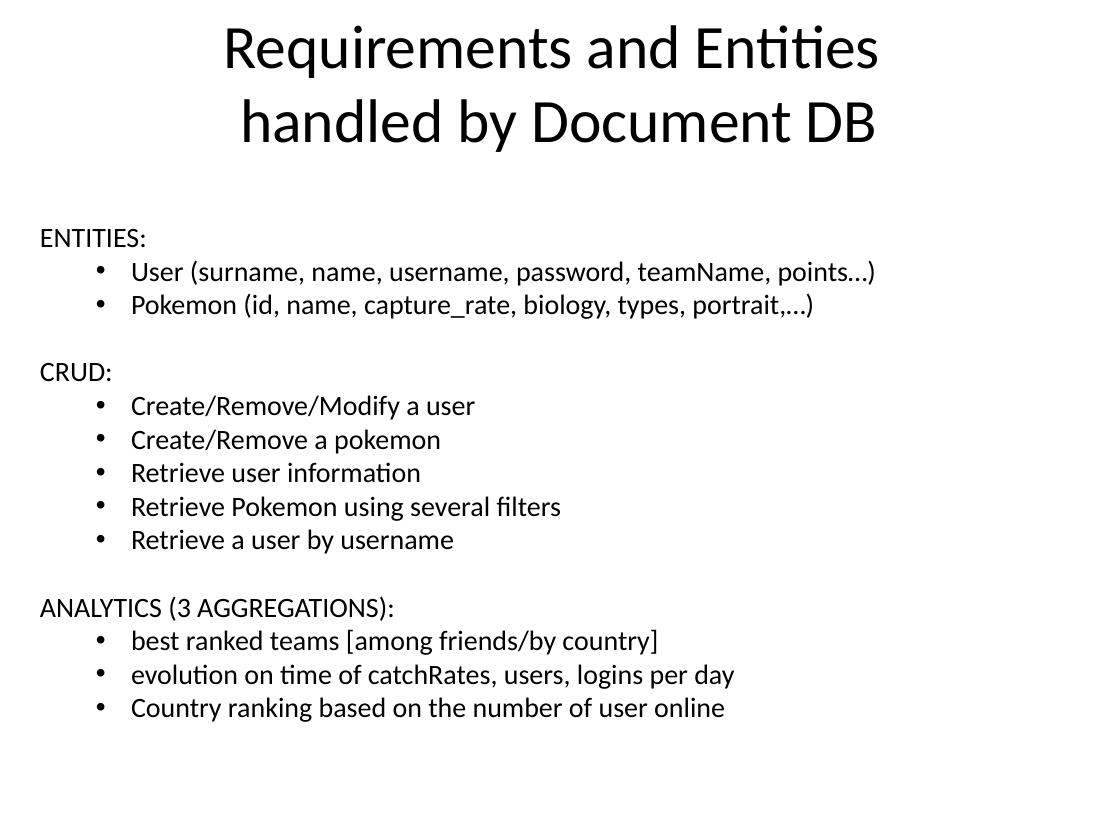
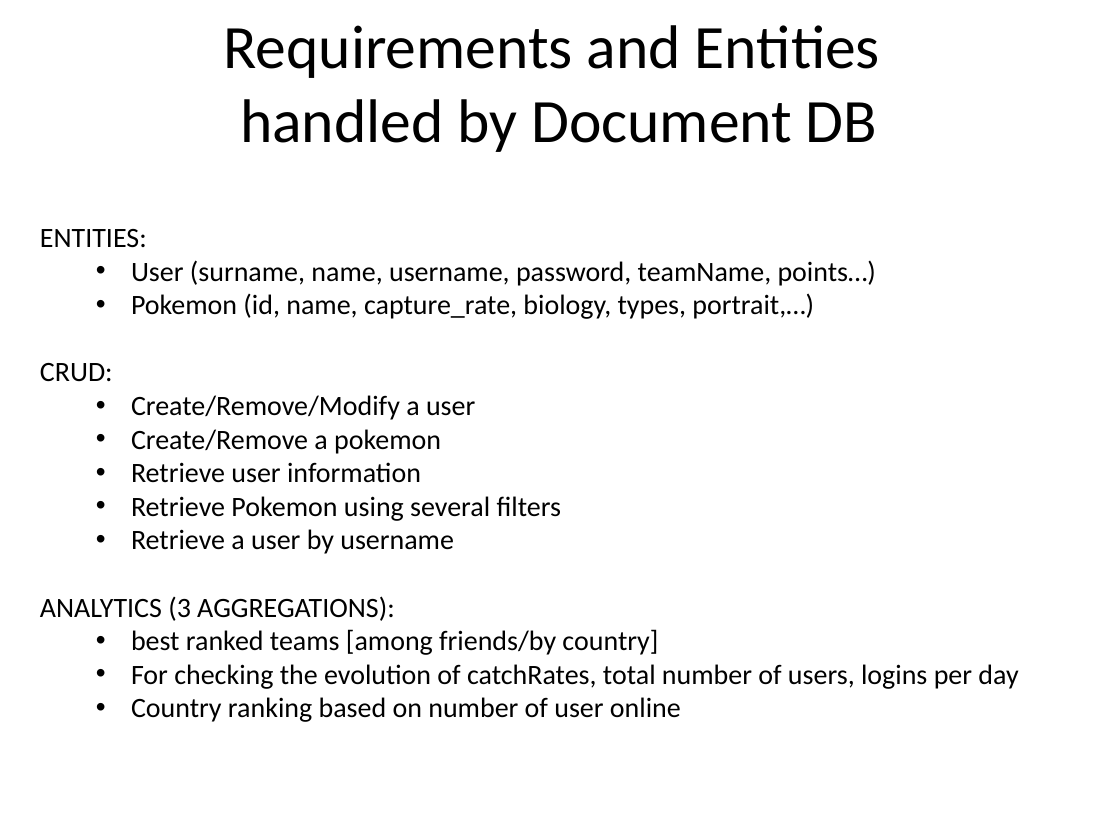
Before and after one commit to edofazza/pokeMongo, a slide deck: slide 7 of Documentation/slides.pptx. Drawn at 1120x840 pixels with LibreOffice and Linux fonts; fonts in the diff are those of the drawing; background and template pictures are left out. Boxes give left, top, right and bottom in pixels: in the first picture for what was removed or moved away, otherwise in the second. Text is boxed around its words. In the diff, an @@ line names an element or a change of style, - is before the commit and + after.

```diff
--- a/Documentation/slides.pptx
+++ b/Documentation/slides.pptx
@@ text at box(131, 664, 1018, 722): text changed @@
-  • evolution on time of catchRates, users, logins per day
-  • Country ranking based on the number of user online
+  • For checking the evolution of catchRates, total number of users, logins per day
+  • Country ranking based on number of user online
```
Also in this commit, not shown: 2 other slides changed, 4 other files.
